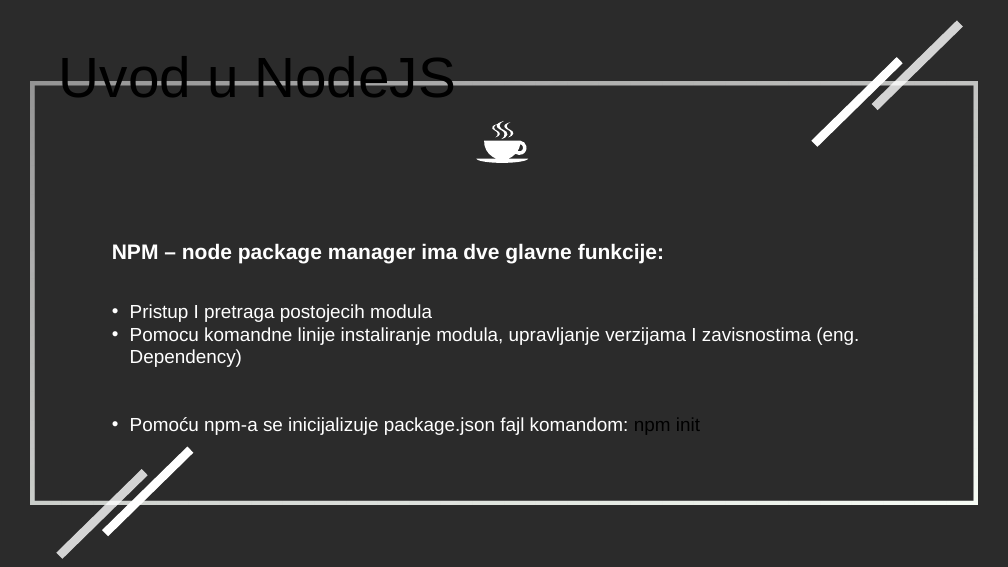
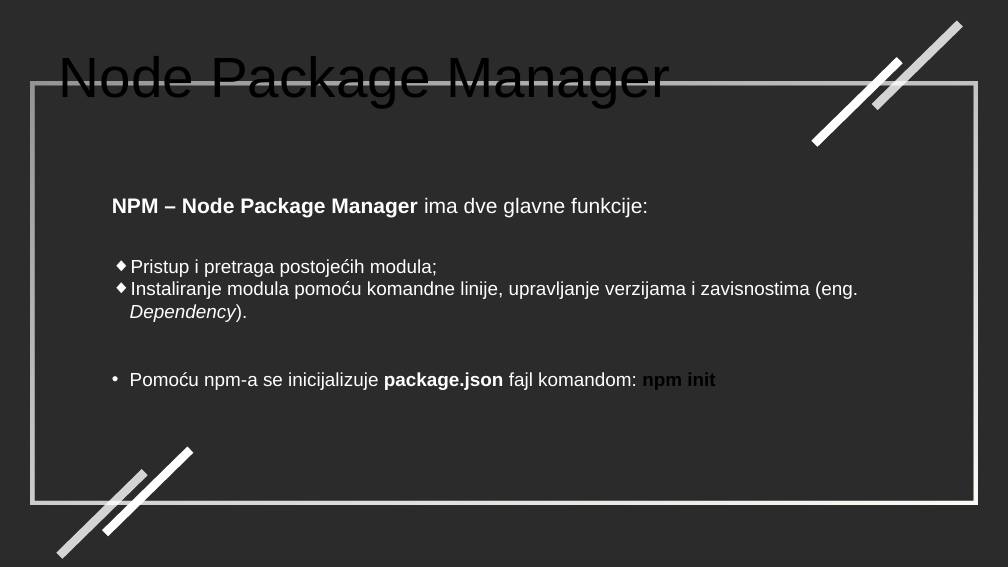
Before and after one commit to stefoverflow/NaperdnoSoftverskoInzenjerstvo, a slide deck: slide 11 of prezentacija.odp. Drawn at 1008x567 pixels with LibreOffice and Linux fonts; fonts in the diff are those of the drawing; background and template pictures are left out; a plain dark background stands for a picture behind light text. Boxes give left, top, right and bottom in pixels: in the first picture for what was removed or moved away, otherwise in the second. Text is boxed around its words. In the diff, an @@ line names an element or a change of style, - is before the commit and + after.

Commit message:
Finalna verzija.

```diff
--- a/prezentacija.odp
+++ b/prezentacija.odp
@@ text removed at bbox=[59, 56, 456, 97] @@
-Uvod u NodeJS
@@ text added at bbox=[59, 56, 670, 108], 54 pt, text #000000 @@
+Node Package Manager
@@ freeform shape removed at bbox=[476, 121, 529, 163] @@
@@ text at bbox=[112, 197, 648, 218]: text changed @@
-NPM – node package manager ima dve glavne funkcije:
+NPM – Node Package Manager ima dve glavne funkcije:
@@ text "Pristup i pretraga postojećih modula;": place and size @@
-text "Pristup i pretraga postojećih modula;" at bbox=[130, 304, 859, 435]
+text "Pristup i pretraga postojećih modula;" at bbox=[130, 259, 858, 390]
@@ text at bbox=[130, 259, 858, 322]: text changed @@
-• Pristup I pretraga postojecih modula
-• Pomocu komandne linije instaliranje modula, upravljanje verzijama I zavisnostima (eng. Dependency)
+◆ Pristup i pretraga postojećih modula;
+◆ Instaliranje modula pomoću komandne linije, upravljanje verzijama i zavisnostima (eng. Dependency).
@@ text at bbox=[130, 372, 715, 390]: bold on in "package.json npm init" @@
```
Also in this commit, not shown: 29 other slides changed, 13 slides added, 54 slides removed.
